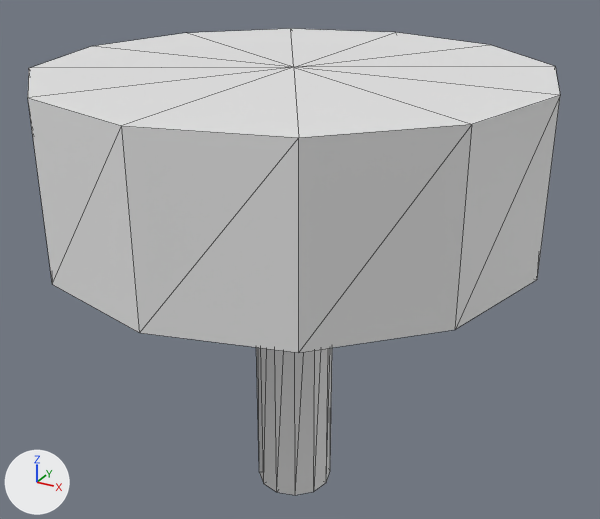
An edit to the COLLADA model hub_world/data/meshes/hub_world/plant_herb.dae, drawn before and after from the same camera.
The view is the same before and after, from a camera (50 mm lens) standing at (0.281, -0.502, 0.448) and looking at (0.0, 0.01, 0.193). The axes (+X, +Y, +Z) are drawn at lower left. The lights are the same throughout. The picture after the commit comes second. Mesh edges are drawn as thin lines. Where no turn or scale is listed for an object, it has been applied to the vertices.

Objects in the first picture: 'leaf', 'stem'.
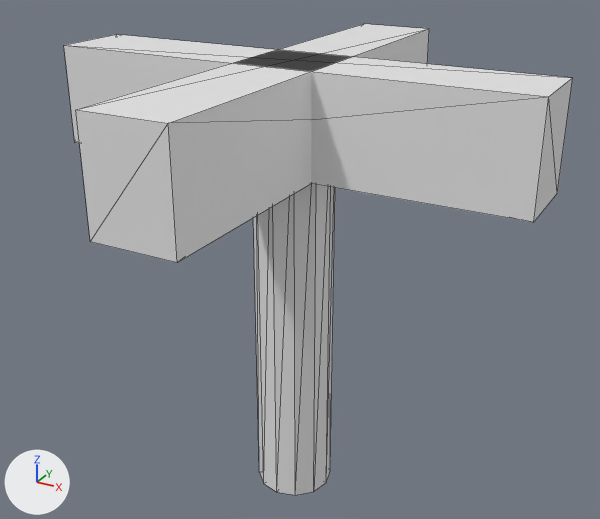
The newer file is also rescaled (x0.667) as a whole; pictures and numbers use the older file's frame.

Edits to the bpy script that builds the scene:
```text
Add mat_leafb:
    mat_leafb = principled_material('leafB')
    mat_leafb.base_color = (0.8, 0.8, 0.8)  # white #e7e7e7
    mat_leafb.roughness = 0.55
Add me_leafb:
    me_leafb.from_pydata(...)  # a box spanning x -0.03..0.03, y -0.18..0.18, z 0.27..0.345
    me_leafb.materials.append(mat_leafb)  # its picture is missing
Add me_leafa:
    me_leafa.from_pydata(...)  # a box spanning x -0.18..0.18, y -0.03..0.03, z 0.27..0.345
    me_leafa.materials.append(mat_leaf)  # its picture is missing
Remove ob_leaf:
    ob_leaf = bpy.data.objects.new('leaf', me_leaf)
    ob_leaf.location = (0.0, 0.0, 0.0)
Add ob_leafb:
    ob_leafb = bpy.data.objects.new('leafB', me_leafb)
    ob_leafb.location = (0.0, 0.0, 0.0)
Add ob_leafa:
    ob_leafa = bpy.data.objects.new('leafA', me_leafa)
    ob_leafa.location = (0.0, 0.0, 0.0)
```

Location of each change, (x1, y1, x2, y2) in pixels of the pictures (600 x 519 px):
'leaf', deleted: before (28, 29, 560, 352)
'leafA', added: after (64, 34, 573, 222)
'leafB', added: after (76, 24, 429, 263)
